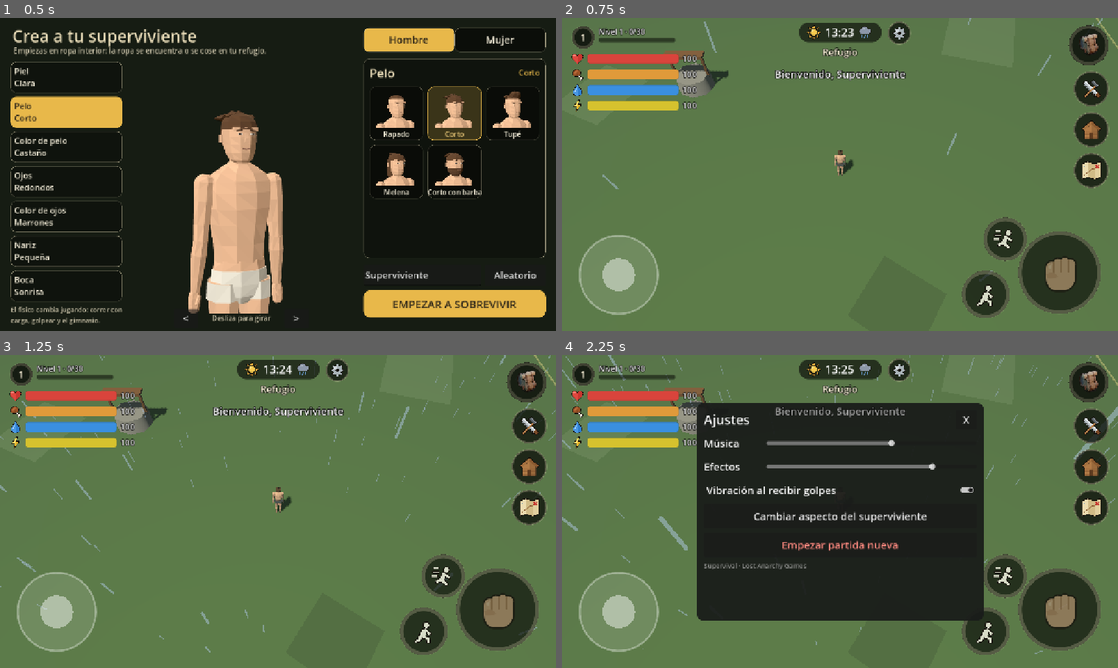
Above: before the commit, frames 1-4 (two rows, left to right).
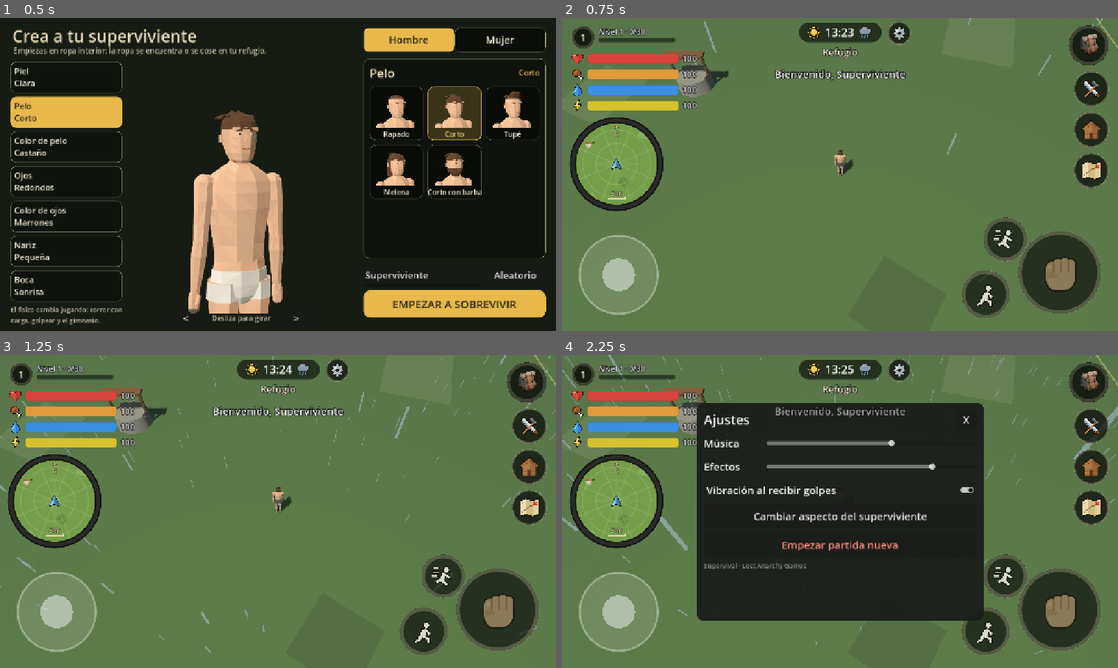
Above: after the commit, the same moments.

Repository: sergiogamezpacheco-debug/Supervival-Game
Game: Godot game, scene res://scenes/main.tscn
Same seed, same stepped clock (60 frames per second), same inputs: the game is played once before the commit and once after it.
Inputs (mouse positions are in pixels of both pictures, inside the frame that each line leads up to):
- Up to frame 1 (0.5 s): no input
- Up to frame 2 (0.75 s): click "EMPEZAR A SOBREVIVIR" at 0.5 s
- Up to frame 3 (1.25 s): no input
- Up to frame 4 (2.25 s): click (584, 373) at 1.25 s; click (901, 370) at 2.02 s

Frame 1 is identical in both runs. In frame 2, 3.9% of the frame differs, in the area x 1-19%, y 31-62%; in frame 3, 3.9%; in frame 4, 3.9%.

Commit message:
Minimapa redondo según el diseño del usuario
Vista cenital del mundo real (algo inclinada) con norte arriba, aro, rosa de los
vientos, escala de 5 m, flecha del jugador que gira con él e iconos recortados
del diseño: infectados en rojo, animales en marrón y cajas. Se repinta uno de
cada tres fotogramas. 748 tests.

Co-Authored-By: Claude Opus 5.5 <noreply@anthropic.com>
Claude-Session: https://claude.ai/code/session_01PQfr7QCLvevez4wsE8NuTF

Diff:
--- a/scripts/ui/hud.gd
+++ b/scripts/ui/hud.gd
@@ -34,6 +34,7 @@
 var _levelup_text: Label
 var _levels_panel: PanelContainer
 var _levels_list: VBoxContainer
+var minimap: Control
 var _msg: Label
 var _msg_timer := 0.0
 var _pcts: Dictionary = {}
@@ -265,6 +266,15 @@
 	_refresh_level()
 
 
+## Minimapa redondo bajo las barras (necesita el mundo para la cámara cenital).
+func add_minimap(world: Node3D) -> void:
+	minimap = load("res://scripts/ui/minimap.gd").new()
+	minimap.position = Vector2(18, 228)
+	_root.add_child(minimap)
+	_root.move_child(minimap, 1)
+	minimap.setup(world)
+
+
 func _refresh_level() -> void:
 	if _xp_bar == null:
 		return
--- /dev/null
+++ b/scripts/ui/minimap.gd
@@ -0,0 +1,171 @@
+extends Control
+## Minimapa redondo (diseño docs/diseno_minimapa.jpg): vista cenital del mundo real con
+## norte arriba, aro oscuro, rosa de los vientos, escala, la flecha del jugador e iconos de
+## infectados (rojo), animales (marrón) y cajas. Los iconos salen recortados del diseño.
+
+const RADIUS_M := 12.0          # metros del centro al borde
+const TILT := 0.42              # inclinación de la cámara (rad): árboles y rocas se ven en 3D
+const SIZE := 214.0             # diámetro en píxeles (lienzo 1280x720)
+const TEX := 256                # resolución de la vista
+const UPDATE_EVERY := 3         # se repinta 1 de cada 3 fotogramas (ahorra batería)
+const VIEW_LAYER := 1           # capa que ve la cámara: sin criaturas ni jugador (van como iconos)
+const HIDE_LAYER := 1 << 1
+
+var world: Node3D
+var _vp: SubViewport
+var _cam: Camera3D
+var _frame := 0
+var _icons := {}
+var _font: Font
+
+
+func _init() -> void:
+	custom_minimum_size = Vector2(SIZE, SIZE)
+	size = Vector2(SIZE, SIZE)
+	mouse_filter = Control.MOUSE_FILTER_IGNORE
+	for k in ["infectado", "zorro", "ciervo", "caja", "jugador", "norte"]:
+		_icons[k] = load("res://assets/icons/minimap/%s.png" % k)
+
+
+func setup(w: Node3D) -> void:
+	world = w
+	_vp = SubViewport.new()
+	_vp.size = Vector2i(TEX, TEX)
+	_vp.render_target_update_mode = SubViewport.UPDATE_ONCE
+	_vp.msaa_3d = Viewport.MSAA_DISABLED
+	add_child(_vp)
+	_cam = Camera3D.new()
+	_cam.projection = Camera3D.PROJECTION_ORTHOGONAL
+	_cam.size = RADIUS_M * 2.0
+	_cam.far = 120.0
+	_cam.cull_mask = VIEW_LAYER
+	# Luz propia: sin niebla y clara también de noche, para que se lea bien
+	var env := Environment.new()
+	env.background_mode = Environment.BG_COLOR
+	env.background_color = Color("40542f")
+	env.ambient_light_source = Environment.AMBIENT_SOURCE_COLOR
+	env.ambient_light_color = Color(0.8, 0.85, 0.72)
+	env.ambient_light_energy = 0.6
+	_cam.environment = env
+	_vp.add_child(_cam)
+	_font = get_theme_default_font()
+
+
+func _process(_delta: float) -> void:
+	if world == null or not is_instance_valid(world) or world.player == null:
+		return
+	_frame += 1
+	if _frame % UPDATE_EVERY != 0:
+		return
+	var p: Vector3 = world.player.global_position
+	_cam.global_position = p + Vector3(0.0, cos(TILT), sin(TILT)) * 60.0
+	_cam.look_at(p, Vector3.FORWARD)   # norte (-Z) arriba
+	_vp.render_target_update_mode = SubViewport.UPDATE_ONCE
+	# Criaturas y jugador fuera de la vista (se dibujan como iconos); se repasa a menudo
+	# porque los modelos cambian (ropa, heridas, recién aparecidos)
+	if _frame % (UPDATE_EVERY * 10) == 0 or _frame <= UPDATE_EVERY:
+		_set_layers(world.player)
+		for c in get_tree().get_nodes_in_group("creature"):
+			_set_layers(c)
+	queue_redraw()
+
+
+func _set_layers(n: Node) -> void:
+	if n is VisualInstance3D:
+		(n as VisualInstance3D).layers = HIDE_LAYER
+	for c in n.get_children():
+		_set_layers(c)
+
+
+## Posición en el minimapa de un punto del mundo (o null si cae fuera del círculo).
+func to_map(pos: Vector3) -> Variant:
+	if _cam == null or not _cam.is_inside_tree():
+		return null
+	var uv := _cam.unproject_position(pos) / float(TEX)   # 0..1 en la vista
+	var d := (uv - Vector2(0.5, 0.5)) * 2.0 * (SIZE / 2.0 - 12.0)
+	if d.length() > SIZE / 2.0 - 22.0:
+		return null
+	return Vector2(SIZE / 2.0, SIZE / 2.0) + d
+
+
+func _icon_for(c: Node3D) -> String:
+	if Infected.KINDS.has(str(c.kind)):
+		return "infectado"
+	if str(c.data.get("behavior", "")) == "passive":
+		return "ciervo"
+	return "zorro"
+
+
+func _draw() -> void:
+	var c := Vector2(SIZE, SIZE) / 2.0
+	var r := SIZE / 2.0
+	var inner := r - 12.0
+	# Vista recortada en círculo
+	if _vp:
+		var pts := PackedVector2Array()
+		var uvs := PackedVector2Array()
+		for i in 48:
+			var a := TAU * float(i) / 48.0
+			var v := Vector2(cos(a), sin(a))
+			pts.append(c + v * inner)
+			uvs.append(Vector2(0.5, 0.5) + v * 0.5 * (inner / (r - 12.0)))
+		draw_colored_polygon(pts, Color.WHITE, uvs, _vp.get_texture())
+	# Rosa de los vientos tenue
+	var faint := Color(0.95, 0.92, 0.7, 0.13)
+	draw_arc(c, inner * 0.5, 0.0, TAU, 48, faint, 2.0, true)
+	draw_arc(c, inner * 0.82, 0.0, TAU, 48, faint, 1.5, true)
+	for i in 8:
+		var a := TAU * float(i) / 8.0 + PI / 8.0
+		draw_line(c, c + Vector2(cos(a), sin(a)) * inner, faint, 1.5, true)
+	for i in 4:
+		var a := TAU * float(i) / 4.0
+		var tip := c + Vector2(cos(a), sin(a)) * inner * 0.62
+		var side := Vector2(-sin(a), cos(a)) * 9.0
+		draw_colored_polygon(PackedVector2Array([c + side, tip, c - side]), Color(0.95, 0.92, 0.7, 0.07))
+	# Cajas, animales e infectados
+	if world and is_instance_valid(world) and world.player:
+		for b in get_tree().get_nodes_in_group("container"):
+			if b.has_method("is_chest") and b.is_chest():
+				continue
+			var m: Variant = to_map(b.global_position)
+			if m != null:
+				_icon("caja", m, 20.0)
+		for cr in get_tree().get_nodes_in_group("creature"):
+			if cr.hp <= 0.0 or not cr.visible:
+				continue
+			if cr.get("_visual") and not cr._visual.visible:
+				continue   # acechador escondido de noche
+			var m: Variant = to_map(cr.global_position)
+			if m != null:
+				_icon(_icon_for(cr), m, 22.0)
+		# Jugador: flecha que gira con él
+		var f: Vector3 = world.player.facing()
+		var ang := atan2(f.x, -f.z)
+		draw_set_transform(c, ang, Vector2.ONE)
+		_icon("jugador", Vector2.ZERO, 26.0)
+		draw_set_transform(Vector2.ZERO, 0.0, Vector2.ONE)
+	# Aro
+	draw_arc(c, r - 6.0, 0.0, TAU, 64, Color("2b2b29"), 12.0, true)
+	draw_arc(c, r - 0.5, 0.0, TAU, 64, Color("121211"), 2.0, true)
+	draw_arc(c, inner, 0.0, TAU, 64, Color("161614"), 2.0, true)
+	# Norte
+	_icon("norte", Vector2(c.x, 30.0), 30.0)
+	# Escala: 10 m
+	var px := 5.0 / RADIUS_M * inner
+	var y := SIZE - 28.0
+	var x0 := c.x - px / 2.0
+	var col := Color("e6d9a8")
+	draw_line(Vector2(x0, y), Vector2(x0 + px, y), col, 2.0)
+	draw_line(Vector2(x0, y - 4), Vector2(x0, y), col, 2.0)
+	draw_line(Vector2(x0 + px, y - 4), Vector2(x0 + px, y), col, 2.0)
+	if _font:
+		var t := "5 m"
+		var w := _font.get_string_size(t, HORIZONTAL_ALIGNMENT_LEFT, -1, 14).x
+		draw_string_outline(_font, Vector2(c.x - w / 2.0, y - 6), t, HORIZONTAL_ALIGNMENT_LEFT, -1, 14, 4, Color(0, 0, 0, 0.7))
+		draw_string(_font, Vector2(c.x - w / 2.0, y - 6), t, HORIZONTAL_ALIGNMENT_LEFT, -1, 14, col)
+
+
+func _icon(id: String, at: Vector2, s: float) -> void:
+	var tex: Texture2D = _icons.get(id)
+	if tex:
+		draw_texture_rect(tex, Rect2(at - Vector2(s, s) / 2.0, Vector2(s, s)), false)
--- a/scripts/world/world.gd
+++ b/scripts/world/world.gd
@@ -73,6 +73,7 @@
 	player = PlayerScript.new()
 	player.position = SPAWN
 	add_child(player)
+	hud.add_minimap(self)
 
 	var base_half := float(map.get("base_half", 0))
 	if base_half > 0.0:
--- a/tests/test_runner.gd
+++ b/tests/test_runner.gd
@@ -732,6 +732,32 @@
 	GS.add_xp(GS.xp_needed())
 	await _pframes(2)
 	check(world.hud._levelup.visible and world.hud._levelup_title.text == "¡NIVEL 11!", "aviso grande al subir de nivel")
+
+	# Minimapa
+	var mm: Control = world.hud.minimap
+	check(mm != null and mm.world == world, "hay minimapa en el HUD")
+	var c0: Variant = mm.to_map(world.player.global_position)
+	check(c0 != null and (c0 as Vector2).distance_to(Vector2(mm.SIZE, mm.SIZE) / 2.0) < 3.0, "el jugador va en el centro del minimapa")
+	var east: Variant = mm.to_map(world.player.global_position + Vector3(5, 0, 0))
+	var north: Variant = mm.to_map(world.player.global_position + Vector3(0, 0, -5))
+	check(east != null and (east as Vector2).x > (c0 as Vector2).x + 20.0, "el este sale a la derecha")
+	check(north != null and (north as Vector2).y < (c0 as Vector2).y - 15.0, "el norte sale arriba")
+	check(mm.to_map(world.player.global_position + Vector3(60, 0, 0)) == null, "lo lejano no sale")
+	check(mm._icon_for(wolf) == "zorro" if is_instance_valid(wolf) else true, "los animales salen en marrón")
+	var inf: Node3D = world.CreatureScript.new()
+	inf.setup("infectado")
+	inf.home = world.player.global_position + Vector3(3, 0, 0)
+	inf.position = inf.home
+	world.add_child(inf)
+	await _pframes(35)
+	check(mm._icon_for(inf) == "infectado", "los infectados salen en rojo")
+	var hidden := true
+	for n in inf.find_children("*", "VisualInstance3D", true, false):
+		if (n as VisualInstance3D).layers != mm.HIDE_LAYER:
+			hidden = false
+	check(hidden, "las criaturas no se pintan en la vista del minimapa (van como icono)")
+	for k in ["infectado", "zorro", "ciervo", "caja", "jugador", "norte"]:
+		check(mm._icons[k] != null, "icono de minimapa: %s" % k)
 
 	# Partidas antiguas sin nivel empiezan en el 12
 	var old := GS.to_dict()
--- /dev/null
+++ b/tools/minimap_shot.gd
@@ -0,0 +1,39 @@
+extends Node
+## Captura del minimapa en el bosque con infectados, animales y cajas cerca.
+##   xvfb-run ... res://tools/minimap_shot.tscn -- <dir>
+
+func _ready() -> void:
+	var out: String = OS.get_cmdline_user_args()[0] if OS.get_cmdline_user_args().size() > 0 else "/tmp"
+	GS.testing = true
+	GS.forced_hour = 12.0
+	GS.forced_rain = 0
+	DirAccess.remove_absolute(ProjectSettings.globalize_path(GS.save_path))
+	get_window().size = Vector2i(1280, 720)
+	GS.new_game()
+	GS.current_map = "bosque"
+	var world: Node3D = load("res://scenes/main.tscn").instantiate()
+	add_child(world)
+	for i in 10:
+		await get_tree().process_frame
+	var p: Vector3 = world.player.global_position
+	for e in [["infectado", Vector3(-5, 0, 6)], ["corredora", Vector3(7, 0, -3)], ["infectado", Vector3(3, 0, 8)], ["lobo", Vector3(-8, 0, 7)], ["ciervo", Vector3(-9, 0, 2)], ["gritona", Vector3(8, 0, 5)]]:
+		var z: Node3D = world.CreatureScript.new()
+		z.setup(e[0])
+		z.home = p + e[1]
+		z.position = z.home
+		world.add_child(z)
+		z.set_process(false)
+		z.set_physics_process(false)
+	for c in get_tree().get_nodes_in_group("creature"):
+		c.set_physics_process(false)
+	world.player._visual.rotation.y = -0.6
+	for i in 30:
+		await get_tree().process_frame
+	await RenderingServer.frame_post_draw
+	get_viewport().get_texture().get_image().save_png(out + "/minimapa.png")
+	var img := get_viewport().get_texture().get_image()
+	img.get_region(Rect2i(0, 200, 280, 280)).resize(560, 560, Image.INTERPOLATE_LANCZOS)
+	var crop := img.get_region(Rect2i(8, 218, 236, 236))
+	crop.resize(472, 472, Image.INTERPOLATE_LANCZOS)
+	crop.save_png(out + "/minimapa_zoom.png")
+	get_tree().quit()
--- /dev/null
+++ b/tools/minimap_shot.tscn
@@ -0,0 +1,6 @@
+[gd_scene load_steps=2 format=3]
+
+[ext_resource type="Script" path="res://tools/minimap_shot.gd" id="1"]
+
+[node name="MinimapShot" type="Node"]
+script = ExtResource("1")
Binary file added: assets/icons/minimap/caja.png
Binary file added: assets/icons/minimap/ciervo.png
Binary file added: assets/icons/minimap/infectado.png
Binary file added: assets/icons/minimap/jugador.png
Binary file added: assets/icons/minimap/norte.png
Binary file added: assets/icons/minimap/zorro.png
Binary file added: docs/diseno_minimapa.jpg
Not shown, added: scripts/ui/minimap.gd.uid
Not shown, added: tools/level_shots.gd.uid
Not shown, added: tools/minimap_shot.gd.uid
Not shown, changed: CLAUDE.md
Not shown, changed: docs/hoja-de-ruta.md
